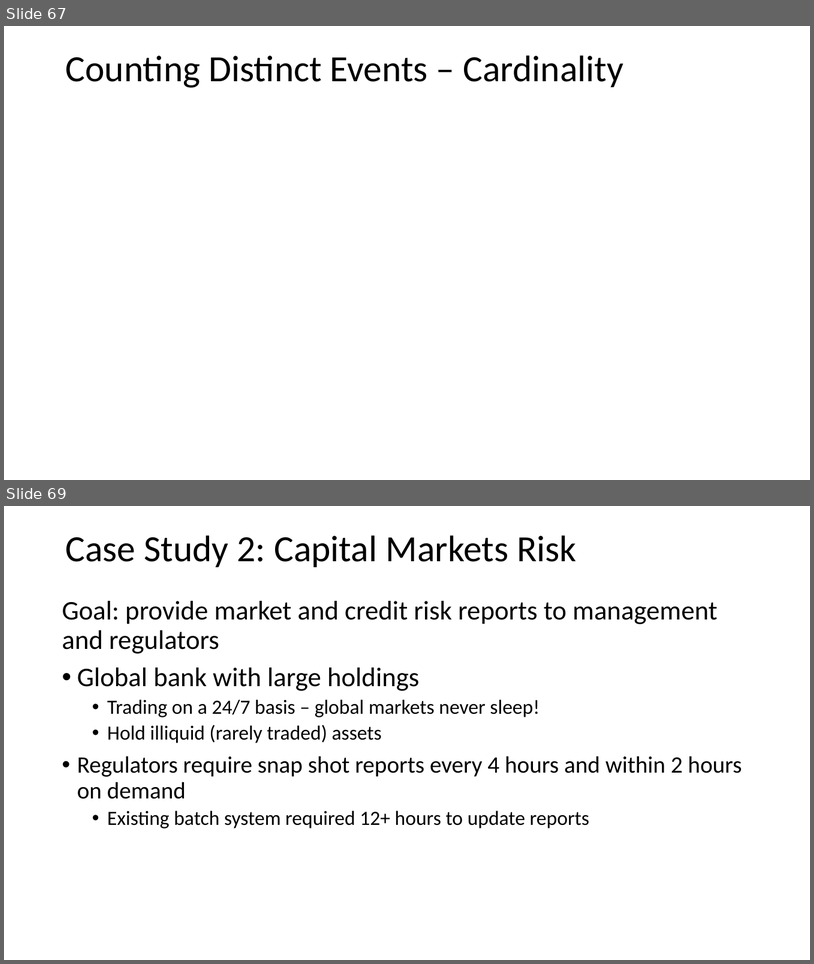
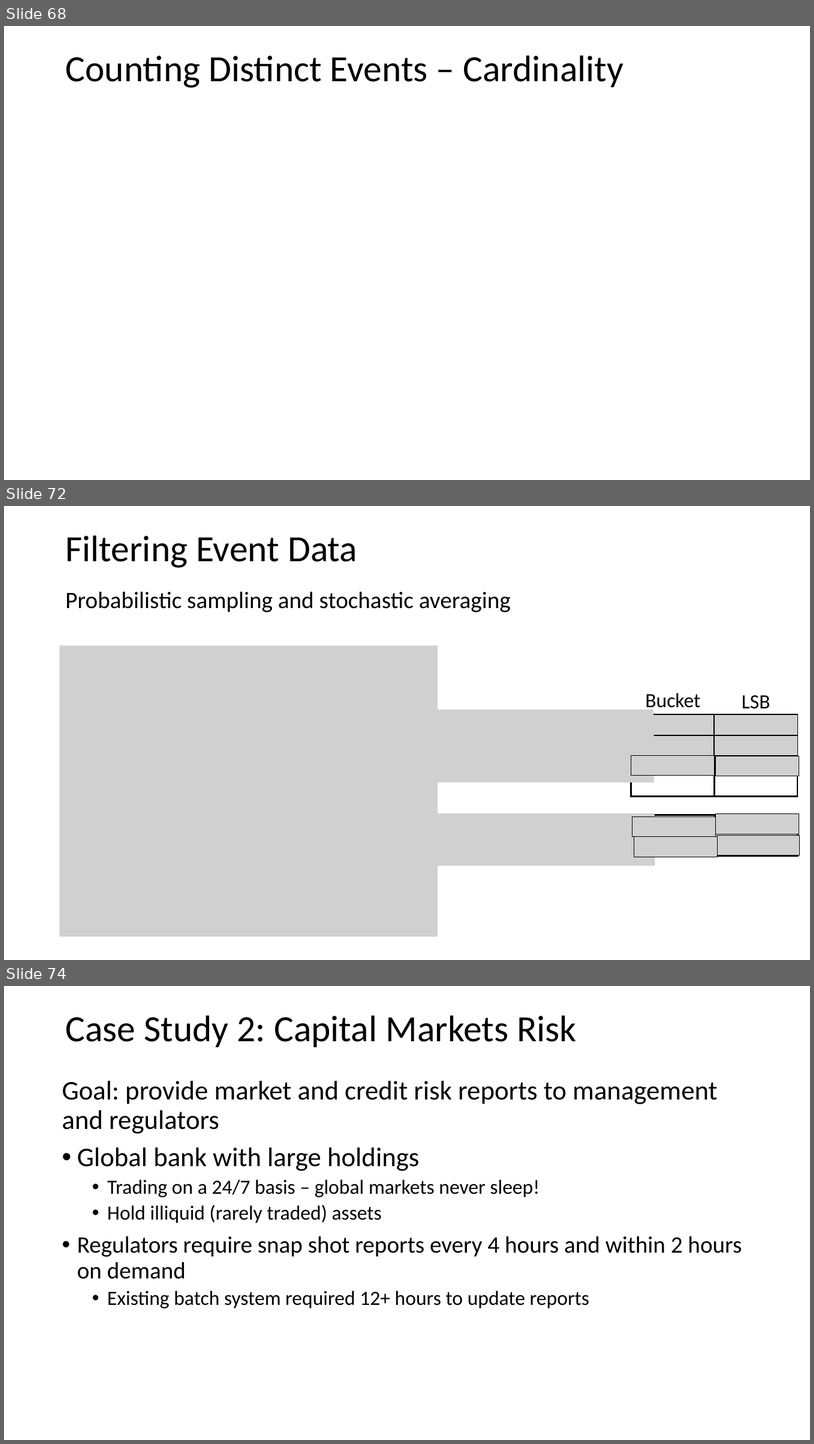
Before and after one commit to StephenElston/CSCI-E-108, a slide deck: slides/3_StreamingAnalytics.pptx. Shown one above the other, each under a label of ours: slides 67 and 69 before the commit, slides 68, 72 and 74 after it; the slides between them are not shown. The pictures are 814x964 and 814x1444 pixels, drawn with LibreOffice and Linux fonts; fonts in the diff are those of the drawing; grey boxes stand for pictures. Boxes give left, top, right and bottom in pixels: in the first picture for what was removed or moved away, otherwise in the second. Text is boxed around its words. In the diff, an @@ line names an element or a change of style, - is before the commit and + after.

```diff
--- a/slides/3_StreamingAnalytics.pptx
+++ b/slides/3_StreamingAnalytics.pptx
@@ slide 72 added at bbox=[4, 506, 810, 960], background #FFFFFF @@
@@ text added at bbox=[65, 535, 357, 568], 44 pt, text #000000 @@
+Filtering Event Data
@@ text added at bbox=[65, 591, 511, 612], 28 pt, text #000000 @@
+Probabilistic sampling and stochastic averaging
@@ picture added at bbox=[60, 646, 438, 937] @@
@@ text added at bbox=[645, 693, 701, 712], 24 pt, text #000000 @@
+Bucket
@@ text added at bbox=[742, 695, 771, 709], 24 pt, text #000000 @@
+LSB
@@ picture added at bbox=[420, 710, 654, 740] @@
@@ rectangle added at bbox=[632, 715, 715, 796], outline #000000 2 pt @@
@@ picture added at bbox=[632, 715, 715, 735] @@
@@ rectangle added at bbox=[715, 715, 798, 796], outline #000000 2 pt @@
@@ picture added at bbox=[715, 715, 798, 735] @@
@@ picture added at bbox=[420, 730, 654, 760] @@
@@ picture added at bbox=[632, 735, 715, 755] @@
@@ picture added at bbox=[715, 735, 798, 755] @@
@@ picture added at bbox=[420, 751, 654, 782] @@
@@ picture added at bbox=[632, 755, 715, 775] @@
@@ picture added at bbox=[716, 756, 800, 776] @@
@@ picture added at bbox=[421, 813, 655, 844] @@
@@ rectangle added at bbox=[632, 814, 716, 855], outline #000000 2 pt @@
@@ picture added at bbox=[633, 816, 717, 837] @@
@@ rectangle added at bbox=[716, 814, 799, 855], outline #000000 2 pt @@
@@ picture added at bbox=[716, 814, 800, 834] @@
@@ picture added at bbox=[421, 835, 655, 865] @@
@@ picture added at bbox=[635, 837, 718, 856] @@
@@ picture added at bbox=[717, 835, 801, 855] @@
@@ what was slide 67 is now slide 68 @@
@@ what was slide 69 is now slide 74 @@
```
Also in this commit, not shown: 3 slides changed, 4 other slides added.
